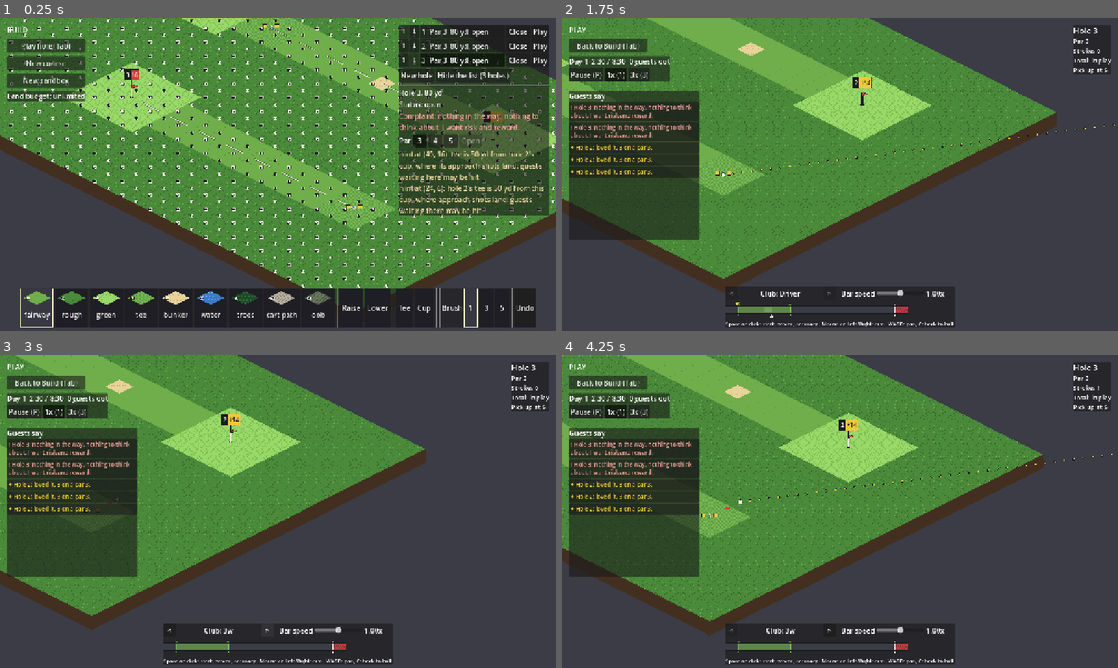
Above: before the commit, frames 1-4 (two rows, left to right).
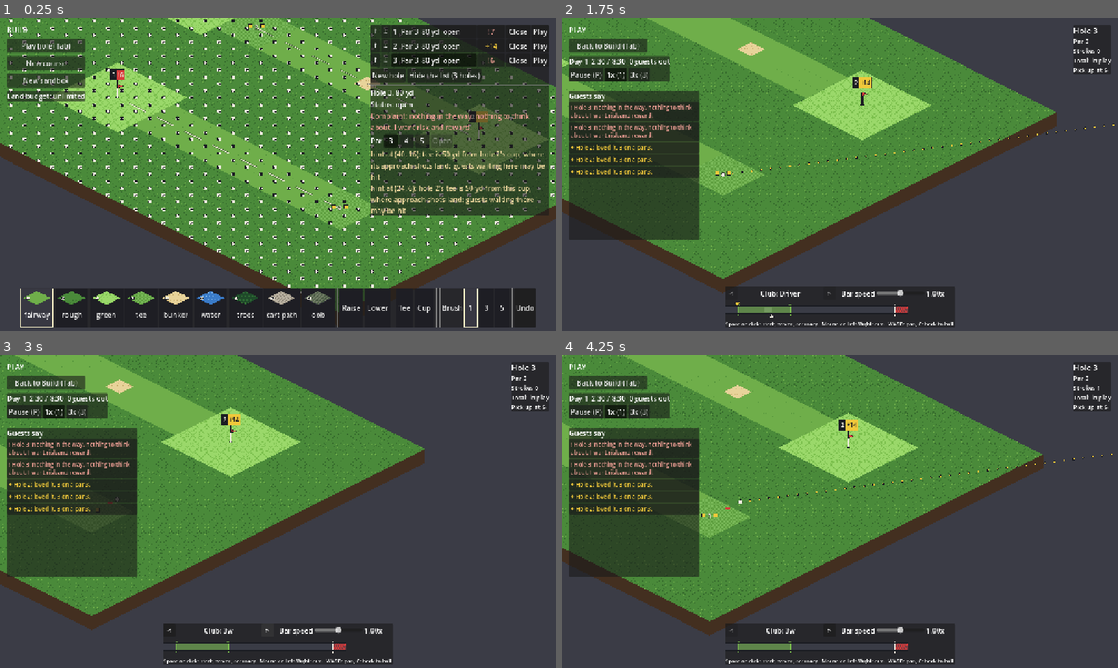
Above: after the commit, the same moments.

Repository: avdrav1/prestwick
Game: Godot game, scene res://tests/fixtures/feed_jump_shot.tscn
Two runs of this game, one before a commit and one after it. Both use one fixed random seed, a clock stepped at 60 frames per second and the inputs below. This scene is started directly instead of the project's main scene.
Inputs (mouse positions are in pixels of both pictures, inside the frame that each line leads up to):
- Up to frame 1 (0.25 s): no input
- Up to frame 2 (1.75 s): click "Play hole (Tab)" at 0.5 s; tap Enter (buy_confirm) at 1.25 s; move the mouse to (962, 158) at 1.27 s; hold D (pan_right) from 1.28 s (still down); tap Space (swing) at 1.35 s; click (962, 158) at 1.42 s
- Up to frame 3 (3 s): release D (pan_right) at 2 s; drag from (166, 527) to (250, 574) at 2.02 s; click ">" at 2.75 s
- Up to frame 4 (4.25 s): click "<" at 3.5 s

The runs differ from the first frame. In frame 1, 28% of the frame differs, in the area x 0-100%, y 0-94%; in frame 2, 2.2%; in frame 3, 1.6%; in frame 4, 1.0%.

Commit message:
story: E3-S43 Make map tags look clickable and reach them from the list
Co-Authored-By: Claude Opus 5.5 <noreply@anthropic.com>

Diff:
--- a/scenes/hole_panel.gd
+++ b/scenes/hole_panel.gd
@@ -37,9 +37,17 @@
 ## the flag."). Expanded, the whole line; collapsed, its lead sentence alone, the rest and every
 ## failed check (in the player's words, CHECK_LABELS) on hover, so it stays inside max_height
 ## beside the one-line issue summary.
+##
+## A row's tag (E3-S43): a hole with a map tag (ReactionTags: its praise and complaint counts in
+## the feed's window, its cup on the map) shows the same counts on a button after its number,
+## "+2 !1", which picks and frames the hole as a click on the map tag does (tag_requested), so a
+## tag drawn under this panel is still in reach. A hole with no tag shows none.
 
 ## Emitted when a row's Play is pressed: Main plays hole `number`, slot `slot`.
 signal play_requested(number: int, slot: int)
+## Emitted when a row's tag is pressed (E3-S43): Main picks and frames the hole, as a click on
+## its map tag does, so a tag under a panel can still be reached.
+signal tag_requested(number: int, slot: int)
 
 
 ## One hole's row in the list. Display only; its buttons go through the panel's BuildTool.
@@ -58,8 +66,10 @@
 	var pick_button: Button
 	var open_button: Button
 	var play_button: Button
-
-	func _init(pick_width: float) -> void:
+	## The hole's map tag counts ("+2 !1"), shown when it has a tag (E3-S43).
+	var tag_button: Button
+
+	func _init(pick_width: float, tag_width: float = 64.0) -> void:
 		add_theme_constant_override("separation", 2)
 		up_button = _button("↑", "Move the hole up: it takes the number above")
 		down_button = _button("↓", "Move the hole down: it takes the number below")
@@ -67,6 +77,11 @@
 		pick_button.toggle_mode = true
 		pick_button.alignment = HORIZONTAL_ALIGNMENT_LEFT
 		pick_button.custom_minimum_size = Vector2(pick_width, 0)
+		tag_button = _button("", "")
+		tag_button.mouse_default_cursor_shape = Control.CURSOR_POINTING_HAND
+		tag_button.visible = false
+		# Wide enough for "+12 !3", so the rows' Open and Play line up.
+		tag_button.custom_minimum_size = Vector2(tag_width, 0)
 		open_button = _button("Open", "")
 		open_button.custom_minimum_size = Vector2(56, 0)
 		play_button = _button("Play", "Play this hole")
@@ -117,6 +132,8 @@
 @export var text_width: float = 340.0
 ## Width of a list row's number, par, yardage and status button, screen px.
 @export var pick_width: float = 196.0
+## Least width of a row's tag button (E3-S43), screen px.
+@export var tag_width: float = 64.0
 ## The reaction line's colours, as the feed draws praise and complaints (FeedPanel).
 @export var praise_color: Color = Color8(240, 200, 58)
 @export var complaint_color: Color = Color8(240, 160, 150)
@@ -436,6 +453,7 @@
 		rows.append(_make_row())
 	_shown = slots.size()
 	var picked: int = _tool.picked_slot()
+	var tallies: Dictionary = tag_tallies(b.course if b != null else null)
 	for i: int in rows.size():
 		var r: HoleRow = rows[i]
 		var h: HoleData = b.hole_at(slots[i]) if i < _shown else null
@@ -451,6 +469,7 @@
 		r.pick_button.tooltip_text = r.duplicate_label.text if r.duplicate \
 				else "Build this hole: the Tee and Cup tools place its tee and cup"
 		r.pick_button.set_pressed_no_signal(slots[i] == picked)
+		_refresh_tag(r, tallies.get(slots[i], Vector2i.ZERO))
 		r.open_button.text = "Close" if h.open else "Open"
 		r.open_button.disabled = not h.open and not b.can_open(h.number)
 		r.open_button.tooltip_text = "Close the hole to guests" if h.open \
@@ -467,8 +486,38 @@
 	collapse_button.visible = _shown > 0 or collapsed
 
 
+## {slot: Vector2i(praise, complaints)} for every hole the map tags (ReactionTags.tag_slots in
+## Build: a count above 0 in the feed's window and its cup on the map).
+func tag_tallies(c: CourseData) -> Dictionary:
+	var out := {}
+	if c == null or feed == null:
+		return out
+	var t: Dictionary = feed.slot_tallies(c)
+	for slot: int in t:
+		var cup: Vector2i = c.holes[slot].cup
+		var tally: Vector2i = t[slot]
+		if c.in_bounds(cup.x, cup.y) and (tally.x > 0 or tally.y > 0):
+			out[slot] = tally
+	return out
+
+
+## Row `r`'s tag button for `tally` (praise, complaints): the map tag's marks, "+2 !1", in the
+## complaint colour when there is a complaint, else the praise colour; hidden with neither.
+func _refresh_tag(r: HoleRow, tally: Vector2i) -> void:
+	var parts := PackedStringArray()
+	if tally.x > 0:
+		parts.append("+%d" % tally.x)
+	if tally.y > 0:
+		parts.append("!%d" % tally.y)
+	r.tag_button.visible = not parts.is_empty()
+	r.tag_button.text = " ".join(parts)
+	r.tag_button.add_theme_color_override("font_color", complaint_color if tally.y > 0 else praise_color)
+	r.tag_button.tooltip_text = "Guests: %d praised, %d complained. Show the hole and its tag" % [tally.x, tally.y]
+
+
 func _make_row() -> HoleRow:
-	var r := HoleRow.new(pick_width)
+	var r := HoleRow.new(pick_width, tag_width)
+	r.tag_button.pressed.connect(func() -> void: tag_requested.emit(r.number, r.slot))
 	r.pick_button.pressed.connect(func() -> void: _tool.select_hole(r.number, r.slot))
 	r.open_button.pressed.connect(func() -> void:
 		var h: HoleData = _tool.builder.hole_at(r.slot) if _tool.builder != null else null
--- a/scenes/main.gd
+++ b/scenes/main.gd
@@ -61,6 +61,8 @@
 	build_palette.bind(build_tool)
 	hole_panel.bind(build_tool)
 	hole_panel.play_requested.connect(play_hole)
+	# A row's tag picks and frames its hole as the map tag does (E3-S43).
+	hole_panel.tag_requested.connect(func(number: int, slot: int) -> void: _on_tag_link(number, slot))
 	land_panel.bind(build_tool)
 	swing_control.bind(shot_view, aim_view)
 	swing_panel.bind(swing_control)
@@ -75,7 +77,7 @@
 	feed_panel.bind(guest_sim)
 	feed_panel.hole_requested.connect(_on_hole_link)
 	reaction_tags.bind(guest_sim.feed)
-	tag_clicks.bind(reaction_tags, _on_tag_link)
+	tag_clicks.bind(reaction_tags, _on_tag_link, tag_click_taken)
 	hole_panel.bind_feed(guest_sim.feed)
 	_apply_mode()
 	var errors: Array[String] = []
@@ -167,6 +169,16 @@
 	if mode == Mode.PLAY and tag_waits_for_swing():
 		return false
 	return _on_hole_link(number, slot)
+
+
+## True when a click on a map tag would be taken now (_on_tag_link): always in Build; in Play
+## only while the hole is not under way and no swing or ball is moving. A hovered tag shows the
+## pointing hand only then (E3-S43).
+func tag_click_taken() -> bool:
+	if mode != Mode.PLAY:
+		return true
+	return not tag_waits_for_swing() and not swing_control.swing.in_progress() \
+			and not swing_control.is_ball_moving()
 
 
 ## True in Play while the hole is under way: at least one stroke counted and not finished, so a
--- a/scenes/reaction_tags.gd
+++ b/scenes/reaction_tags.gd
@@ -19,6 +19,9 @@
 ##
 ## A tag can be clicked (E3-S19): `slot_at` hit-tests the boxes as drawn, and TagClicks, ahead
 ## of the build tool and the swing, hands the click to Main, which picks and frames the hole.
+## The tag under the mouse when a click would be taken (`hovered_slot`, E3-S43, set by
+## TagClicks) draws a chalk outline round its box, a shape cue as well as a colour, so it reads
+## as a button.
 
 ## Colours (art/palette.gpl): ink box, chalk number, sun_yellow praise, flag_red complaints.
 @export var box_color: Color = Color8(26, 28, 34)
@@ -41,6 +44,14 @@
 	set(h):
 		played_hole = h
 		queue_redraw()
+## The slot whose tag is hovered and would take a click (TagClicks), -1 for none.
+var hovered_slot: int = -1:
+	set(v):
+		if v != hovered_slot:
+			hovered_slot = v
+			queue_redraw()
+## The hovered tag's outline: chalk, screen px.
+@export var hover_width: float = 2.0
 ## Screen px per canvas unit the tags were last drawn at.
 var _scale: float = 1.0
 
@@ -209,6 +220,8 @@
 			draw_string(font, Vector2(x + padding, -padding - font.get_descent(font_size)), pieces[i],
 					HORIZONTAL_ALIGNMENT_LEFT, -1, font_size, text_colors[i])
 			x += widths[i]
+		if slot == hovered_slot:
+			draw_rect(tag_box(slot, all[slot]).grow(hover_width * 0.5 + 1.0), text_color, false, hover_width)
 		# A short stem down to the pin, so the tag reads as the hole's.
 		draw_line(Vector2.ZERO, Vector2(0.0, stem * _scale), box_color, 2.0)
 		draw_set_transform(Vector2.ZERO)
--- a/scenes/tag_clicks.gd
+++ b/scenes/tag_clicks.gd
@@ -9,17 +9,62 @@
 ## Godot hands unhandled input to the nodes lower in the tree first, so this node sits after
 ## BuildTool and SwingControl among Main's children (scenes/main.tscn): the hit test runs ahead of
 ## the tool. A HUD control over a tag takes the click before this node sees it.
+##
+## Hover (E3-S43): a tag that would take a click (`can_click`, Main: not in Play mid-hole) shows
+## it can be clicked: the pointing-hand cursor (`cursor_shape`, Input's default shape) and the
+## tag's highlight (ReactionTags.hovered_slot). The mouse is read on every motion, before the HUD
+## gets it (_input), and a HUD control under the mouse hides the hover, as it takes the click.
 
 var tags: ReactionTags
 ## Called with (hole number, slot) for a tag clicked; true when it took the click.
 var target: Callable
+## () -> bool: whether a tag click would be taken now (Main: not in Play mid-hole); an empty
+## Callable always would.
+var can_click: Callable
+## The cursor shape set for the hover: the pointing hand over a tag, else the arrow.
+var cursor_shape: Input.CursorShape = Input.CURSOR_ARROW
 ## A press this node took, so its release is taken too.
 var _held: bool = false
 
 
-func bind(p_tags: ReactionTags, p_target: Callable) -> void:
+func bind(p_tags: ReactionTags, p_target: Callable, p_can_click: Callable = Callable()) -> void:
 	tags = p_tags
 	target = p_target
+	can_click = p_can_click
+
+
+## The mouse at viewport point `at` (no HUD control under it): highlights the tag there and
+## shows the pointing hand when a click would be taken, else clears both. Returns the slot, or -1.
+func hover_at(at: Vector2) -> int:
+	var slot: int = -1
+	if tags != null and target.is_valid() and (not can_click.is_valid() or bool(can_click.call())):
+		slot = tags.slot_at(at)
+	_show_hover(slot)
+	return slot
+
+
+func _show_hover(slot: int) -> void:
+	if is_instance_valid(tags):
+		tags.hovered_slot = slot
+	var shape: Input.CursorShape = Input.CURSOR_POINTING_HAND if slot >= 0 else Input.CURSOR_ARROW
+	if shape != cursor_shape:
+		cursor_shape = shape
+		Input.set_default_cursor_shape(shape)
+
+
+func _input(event: InputEvent) -> void:
+	var mm := event as InputEventMouseMotion
+	if mm == null:
+		return
+	var over_hud: bool = get_viewport().gui_get_hovered_control() != null
+	if over_hud:
+		_show_hover(-1)
+	else:
+		hover_at(mm.position)
+
+
+func _exit_tree() -> void:
+	_show_hover(-1)
 
 
 ## A left press at viewport point `at`: true, after handing the tag's hole to `target`, when a
--- /dev/null
+++ b/tests/fixtures/feed_hover_shot.tscn
@@ -0,0 +1,7 @@
+[gd_scene load_steps=2 format=3]
+
+[ext_resource type="Script" path="res://tests/fixtures/feed_shot.gd" id="1_shot"]
+
+[node name="FeedHoverShot" type="Node2D"]
+script = ExtResource("1_shot")
+hover = true
--- a/tests/fixtures/feed_shot.gd
+++ b/tests/fixtures/feed_shot.gd
@@ -9,12 +9,16 @@
 ## hole list and framed.
 ##   scripts/screenshot.sh tests/fixtures/feed_shot.tscn out.png 30
 ##   scripts/screenshot.sh tests/fixtures/feed_jump_shot.tscn out.png 30
+## With `hover` (E3-S43), the day then goes back to Build with the tags' holes framed and the
+## mouse over the first tag: its highlight, and each hole-list row's tag.
+##   scripts/screenshot.sh tests/fixtures/feed_hover_shot.tscn out.png 30
 
 const MAIN_SCENE: PackedScene = preload("res://scenes/main.tscn")
 const GuestCourse := preload("res://tests/fixtures/guest_course.gd")
 
 @export var jump: bool = false
 @export var run_to_s: int = 150
+@export var hover: bool = false
 
 var main: Main
 
@@ -43,3 +47,13 @@
 	main.camera.frame_points(main.tile_world(h1.tee), main.tile_world(h2.cup), main.free_view_rect())
 	if jump:
 		main.feed_panel.rows[0].pressed.emit()
+	if hover:
+		main.set_mode(Main.Mode.BUILD)
+		main.camera.frame_points(main.tile_world(h1.tee), main.tile_world(h2.cup), main.free_view_rect())
+		main.camera.force_update_scroll()
+		var tags: ReactionTags = main.reaction_tags
+		tags._process(0.0)
+		var slots: Array = tags.tag_slots().keys()
+		slots.sort()
+		if not slots.is_empty():
+			main.tag_clicks.hover_at(tags.tag_centre(slots[0]))
--- a/tests/test_feed.gd
+++ b/tests/test_feed.gd
@@ -758,3 +758,67 @@
 	assert_eq(m.mode, Main.Mode.BUILD, "a finished hole's tag click goes to Build")
 	assert_eq(m.build_tool.picked_slot(), 1, "and picks hole 2")
 	_assert_framed(m, 1)
+
+
+# --- E3-S43: a tag looks clickable, and its hole-list row reaches it ---
+
+## A mouse motion to viewport point `at`, through the real viewport.
+func _move(m: Main, at: Vector2) -> void:
+	var ev := InputEventMouseMotion.new()
+	ev.position = at
+	ev.global_position = at
+	m.get_viewport().push_input(ev, true)
+
+
+func test_hovering_a_tag_shows_the_pointing_hand_and_a_highlight() -> void:
+	var m := _main_with_verdicts()
+	var tags: ReactionTags = m.reaction_tags
+	await get_tree().process_frame
+	var at: Vector2 = _show_tag(m, 2)
+	assert_eq(m.tag_clicks.hover_at(at), 2, "the tag under the mouse")
+	assert_eq(m.tag_clicks.cursor_shape, Input.CURSOR_POINTING_HAND, "the pointing hand")
+	assert_eq(tags.hovered_slot, 2, "and the tag is highlighted")
+	assert_eq(m.tag_clicks.hover_at(at + Vector2(0, 60)), -1, "off the tag, on the green")
+	assert_eq(m.tag_clicks.cursor_shape, Input.CURSOR_ARROW, "the arrow again")
+	assert_eq(tags.hovered_slot, -1, "and no highlight")
+	# Through the viewport, as the mouse moves.
+	_move(m, at)
+	assert_eq(tags.hovered_slot, 2, "a motion over the tag hovers it")
+	assert_eq(m.tag_clicks.cursor_shape, Input.CURSOR_POINTING_HAND)
+	_move(m, at + Vector2(0, 60))
+	assert_eq(tags.hovered_slot, -1)
+	assert_eq(m.tag_clicks.cursor_shape, Input.CURSOR_ARROW)
+
+
+func test_a_tag_mid_hole_in_play_shows_no_hand() -> void:
+	var m := _main_with_verdicts()
+	await get_tree().process_frame
+	m.set_mode(Main.Mode.PLAY)
+	m.set_process(false)
+	var at: Vector2 = _show_tag(m, 1)
+	assert_eq(m.tag_clicks.hover_at(at), 1, "before the first stroke the tag takes a click")
+	m.swing_control.score.strokes = 1  # the hole under way
+	assert_eq(m.tag_clicks.hover_at(at), -1, "mid-hole the click is the swing's")
+	assert_eq(m.tag_clicks.cursor_shape, Input.CURSOR_ARROW, "so no hand")
+	assert_eq(m.reaction_tags.hovered_slot, -1, "and no highlight")
+
+
+func test_a_hole_list_rows_tag_picks_and_frames_its_hole() -> void:
+	var m := _main_with_verdicts()
+	await get_tree().process_frame
+	m.hole_panel.refresh()
+	var rows: Array = m.hole_panel.shown_rows()
+	assert_eq(rows.size(), 3)
+	var texts: Array[String] = []
+	for r: HolePanel.HoleRow in rows:
+		texts.append(r.tag_button.text if r.tag_button.visible else "")
+	assert_eq(texts, ["!2", "+1", "!1"], "each row shows its map tag's counts")
+	assert_eq(m.build_tool.picked_slot(), 0)
+	(rows[2] as HolePanel.HoleRow).tag_button.pressed.emit()
+	assert_eq(m.build_tool.picked_slot(), 2, "the row's tag picks hole 3")
+	_assert_framed(m, 2)
+	# A moved cup clears the tag, and the row's with it.
+	assert_true(m.build_tool.builder.place_cup(1, Vector2i(18, 6)))
+	m.hole_panel.refresh()
+	assert_false((m.hole_panel.shown_rows()[0] as HolePanel.HoleRow).tag_button.visible,
+			"hole 1's row has no tag once its tag is cleared")
Binary file added: docs/decisions/e3-s43-tag-hover.png
Not shown, changed: docs/BACKLOG.md
Not shown, changed: docs/design.md
